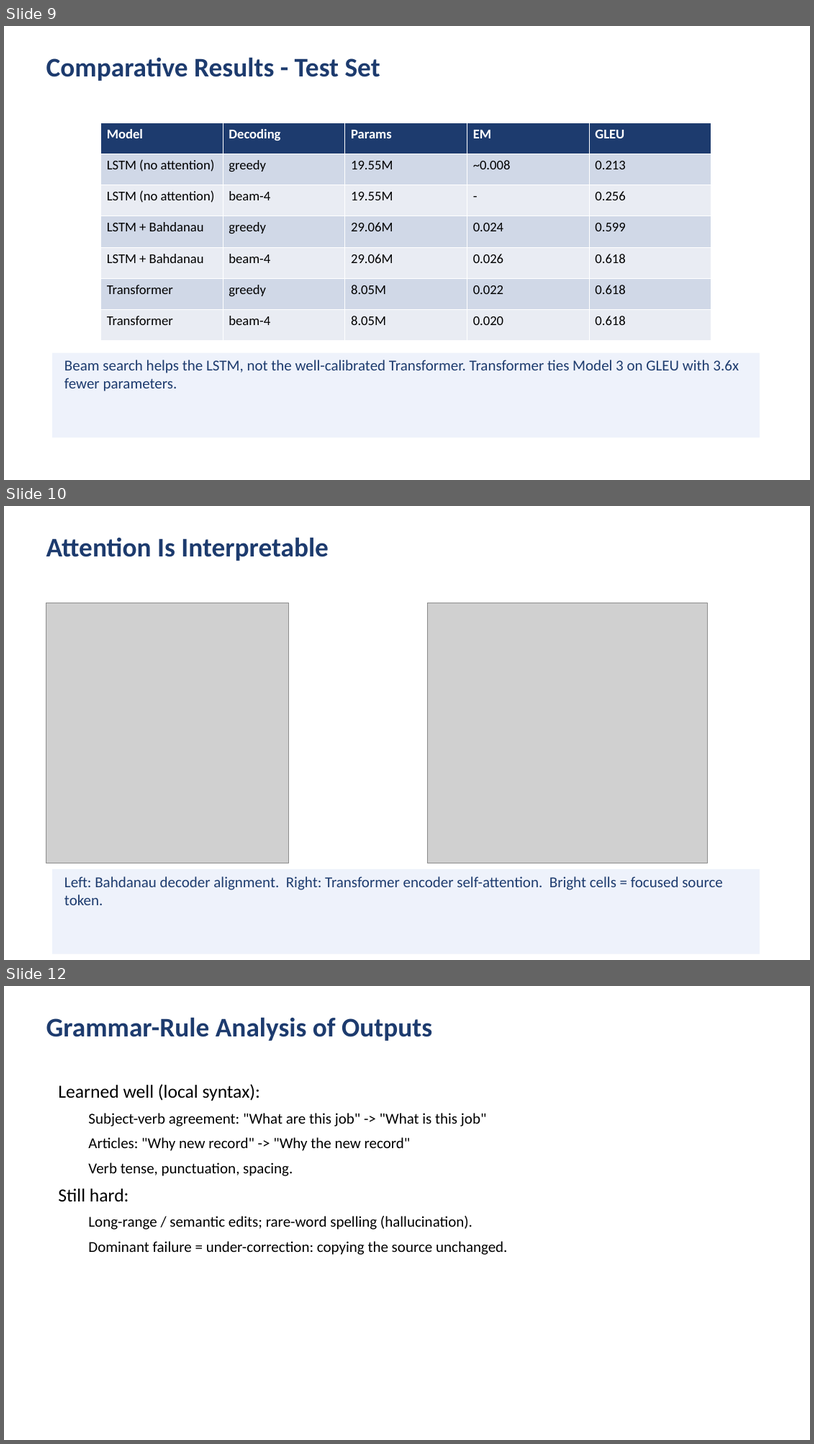
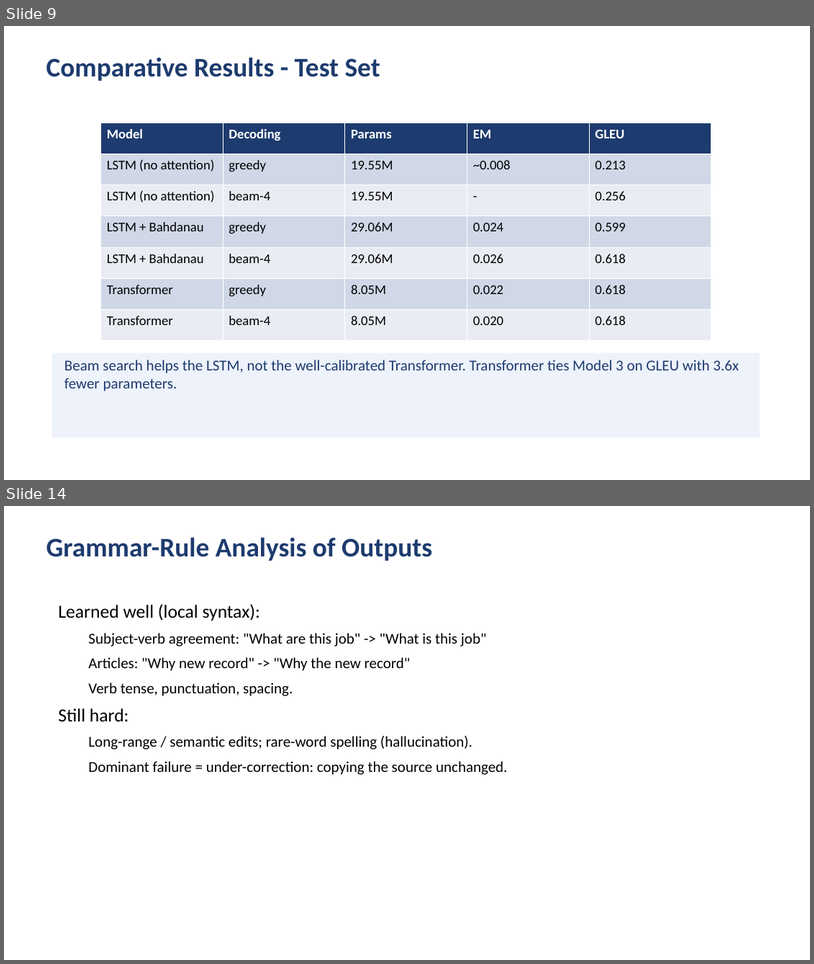
Before and after one commit to IbrahimHanafy2222/Deep-Project, a slide deck: presentation/slides.pptx. Shown one above the other, each under a label of ours: slides 9, 10 and 12 before the commit, slides 9 and 14 after it; the slides between them are not shown. The pictures are 814x1444 and 814x964 pixels, drawn with LibreOffice and Linux fonts; fonts in the diff are those of the drawing; grey boxes stand for pictures. Boxes give left, top, right and bottom in pixels: in the first picture for what was removed or moved away, otherwise in the second. Text is boxed around its words. In the diff, an @@ line names an element or a change of style, - is before the commit and + after.

Commit message:
Add figures, 3-model worked examples, and deeper comparative analysis
- report.tex: add three_way_compare and transformer cross-attention figures;
  add worked-example section (3 correctors side by side) and a section
  explaining why the attention LSTM and Transformer score so close;
  expand the Bag-of-Words limitations discussion
- presentations (Beamer/reveal/print/pptx): add worked-example and
  why-P4-approx-P5 slides; swap in the three-way length comparison figure;
  expand the Bag-of-Words slide; decks now 17 slides
- DEEP_LEARNING_EXPLAINER: add why-LSTM+attention-approx-Transformer section

```diff
--- a/presentation/slides.pptx
+++ b/presentation/slides.pptx
@@ slide 10 removed at box(4, 506, 810, 960), background #FFFFFF @@
@@ text removed at box(46, 537, 329, 561) @@
-Attention Is Interpretable
@@ picture removed at box(46, 602, 289, 863) @@
@@ picture removed at box(427, 602, 707, 863) @@
@@ rectangle removed at box(52, 869, 760, 954) @@
-Left: Bahdanau decoder alignment. Right: Transformer encoder self-attention. Bright cells = focused source token.
@@ what was slide 12 is now slide 14 @@
```
Also in this commit, not shown: 1 slide changed, 4 slides added, 1 other slide removed, 7 other files.
